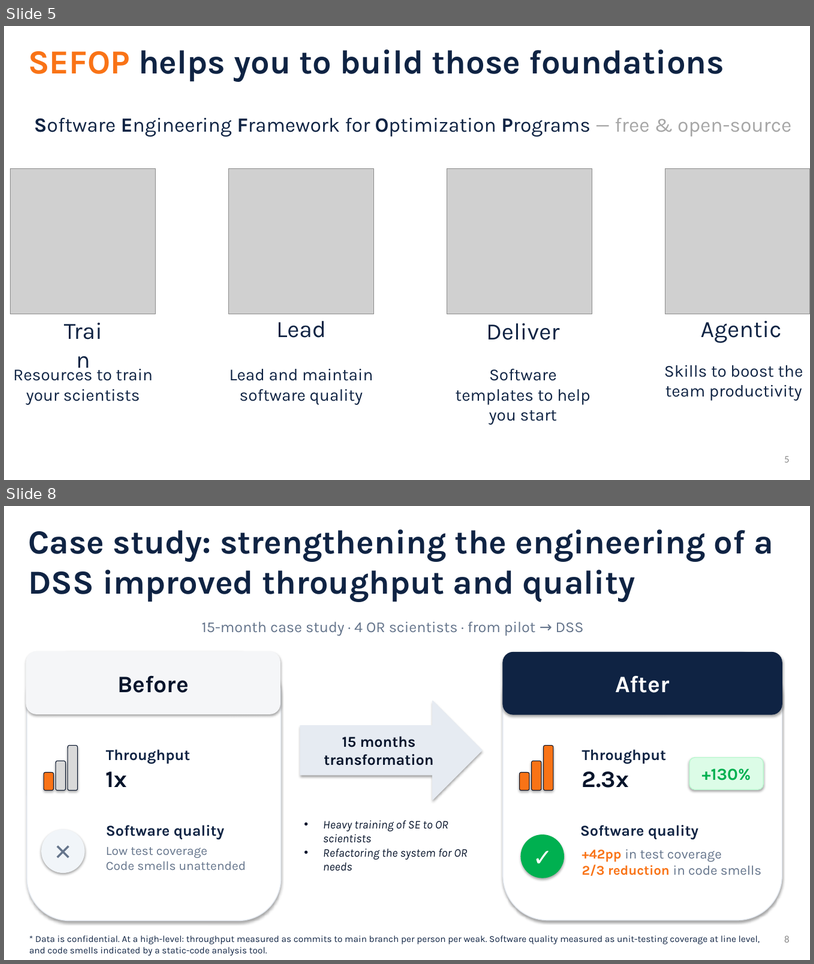
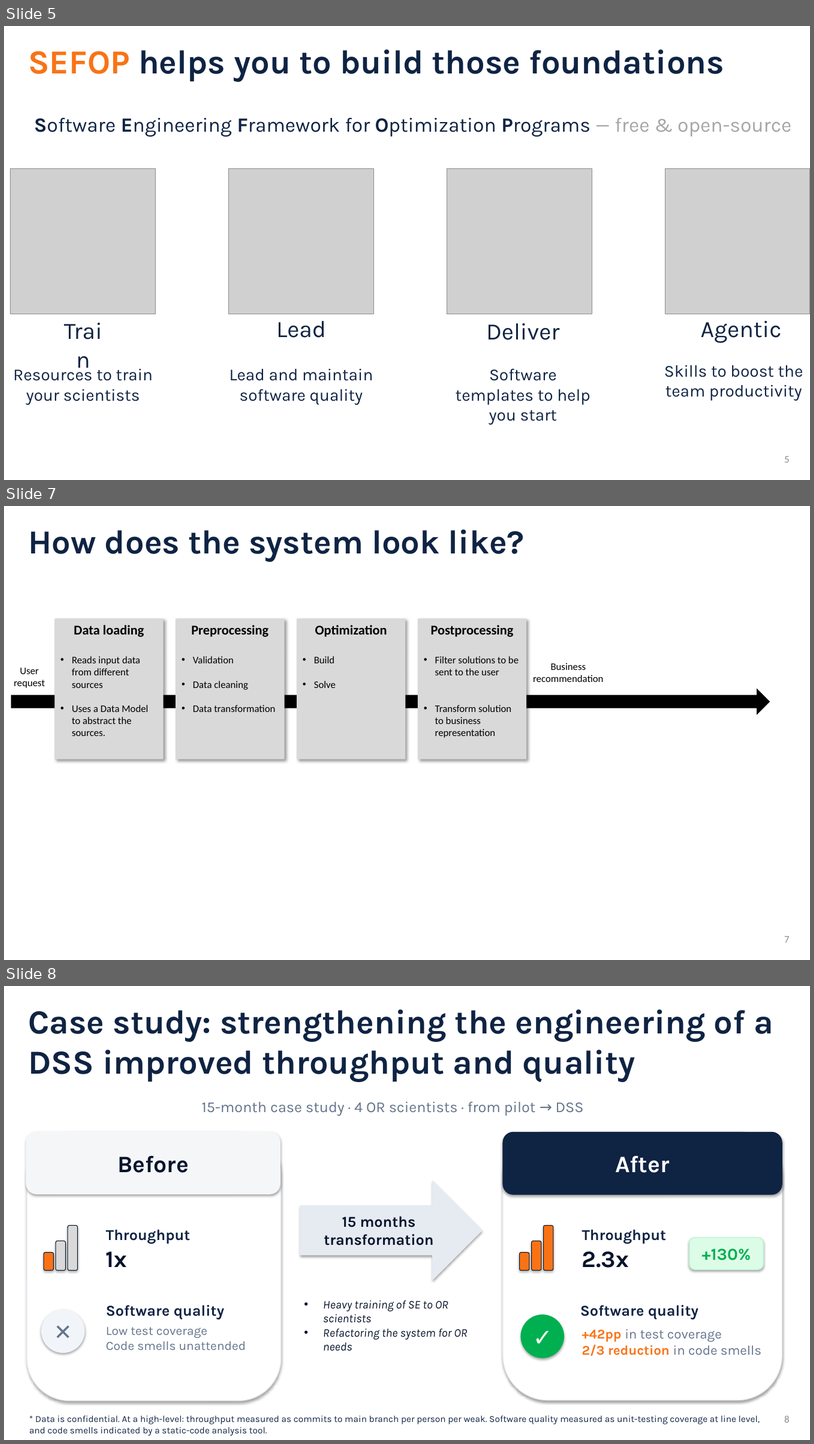
Before and after one commit to sefop/sefop-training-hub, a slide deck: workshops/2026-11-01-informs-annual-meeting/SEFOP Informs Annual Meeting 2026.pptx. Shown one above the other, each under a label of ours: slides 5 and 8 before the commit, slides 5, 7 and 8 after it; the slides between them are not shown. The pictures are 814x964 and 814x1444 pixels, drawn with LibreOffice and Linux fonts; fonts in the diff are those of the drawing; grey boxes stand for pictures. Boxes give left, top, right and bottom in pixels: in the first picture for what was removed or moved away, otherwise in the second. Text is boxed around its words. In the diff, an @@ line names an element or a change of style, - is before the commit and + after.

```diff
--- a/workshops/2026-11-01-informs-annual-meeting/SEFOP Informs Annual Meeting 2026.pptx
+++ b/workshops/2026-11-01-informs-annual-meeting/SEFOP Informs Annual Meeting 2026.pptx
@@ slide 7 added at [4,506,810,960], background #FFFFFF @@
@@ text added at [28,529,525,562], 40 pt, text #0F2343, bold @@
+How does the system look like?
@@ rectangle added at [55,619,164,759], fill #D9D9D9, 12 pt, text #000000 @@
+Data loading
+• Reads input data from different sources
+• Uses a Data Model to abstract the sources.
@@ rectangle added at [176,619,285,759], fill #D9D9D9, 12 pt, text #000000 @@
+Preprocessing
+• Validation
+• Data cleaning
+• Data transformation
@@ rectangle added at [297,619,405,759], fill #D9D9D9, 16 pt, text #000000, bold @@
+Optimization
+• Build
+• Solve
@@ rectangle added at [418,619,527,759], fill #D9D9D9, 12 pt, text #000000 @@
+Postprocessing
+• Filter solutions to be sent to the user
+• Transform solution to business representation
@@ text added at [14,667,45,688], 12 pt, text #000000 @@
+User
+request
@@ text added at [533,663,603,682], 12 pt, text #000000 @@
+Business
+recommendation
@@ right arrow added at [11,688,770,715], fill #000000 @@
@@ page number added at [785,936,789,942], 12 pt, text #8C8C8C @@
+7
```
Also in this commit, not shown: 1 slide changed, 1 other slide added, 2 slides removed.
